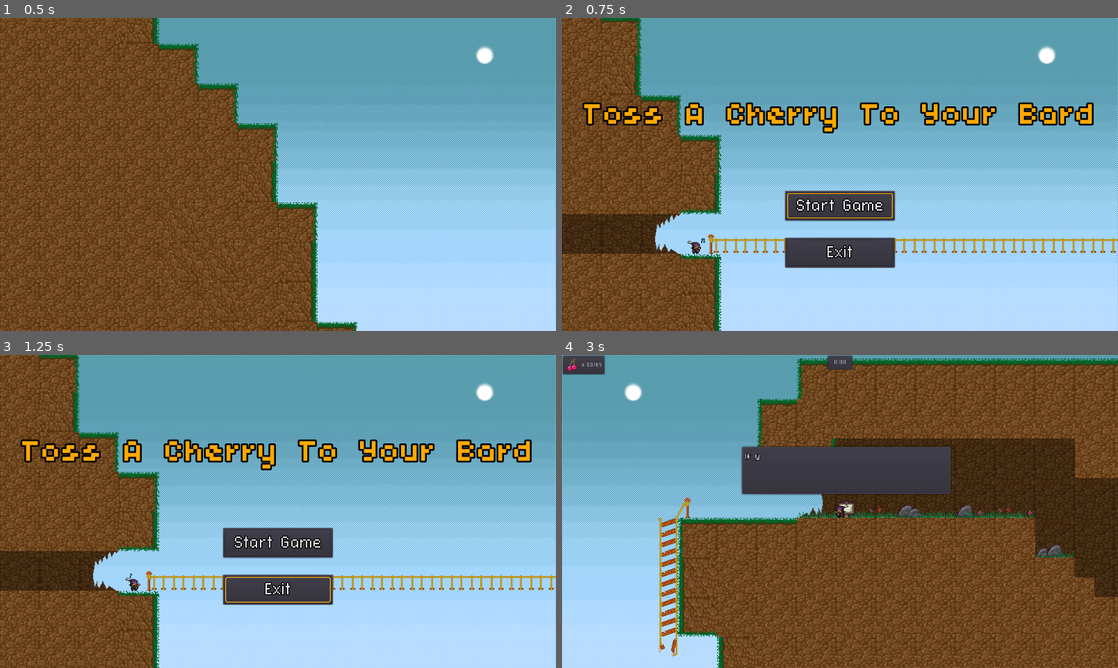
Above: before the commit, frames 1-4 (two rows, left to right).
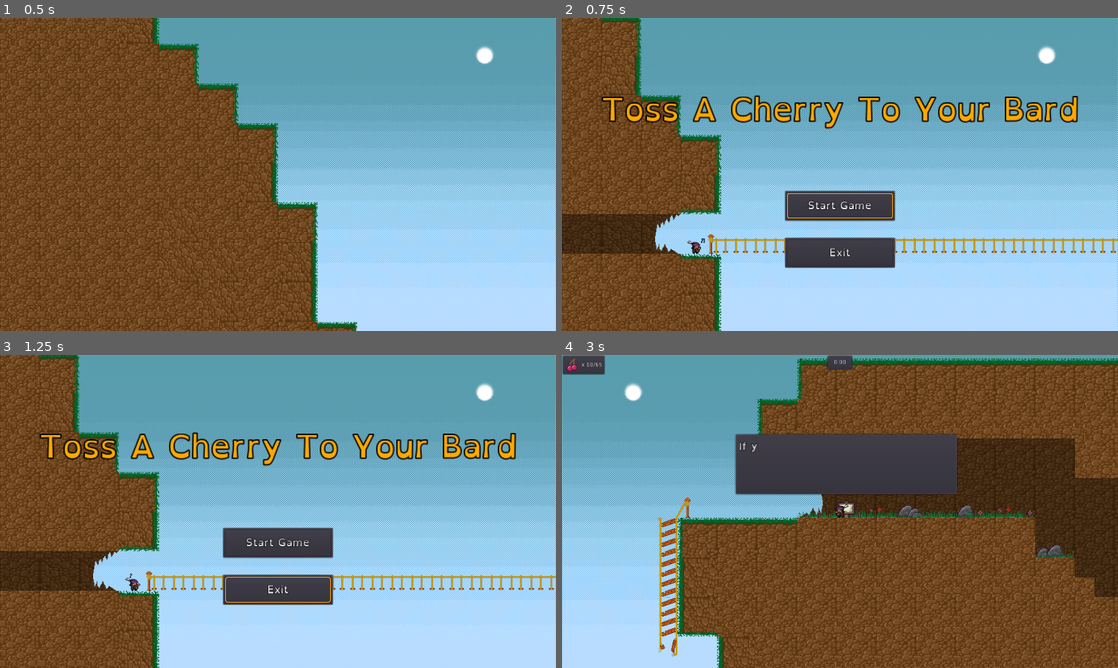
Above: after the commit, the same moments.

Repository: JCpac/LexiaQuest
Game: Godot game, scene res://levels/StartScreen/StartScreen.tscn
The game is run twice, just before and just after one commit, with the same random seed, the same clock (stepped at 60 frames per second) and the same inputs. Sound files missing from this copy of the repository are replaced by a short silence.
Inputs:
- Up to frame 1 (0.5 s): no input
- Up to frame 2 (0.75 s): tap Enter (ui_accept) at 0.5 s; hold D (move_right) from 0.53 s (still down)
- Up to frame 3 (1.25 s): keep holding D (move_right); tap W (jump) at 0.77 s
- Up to frame 4 (3 s): release D (move_right) at 1.25 s; click "Start Game" at 1.25 s; hold D (move_right) 2.03-2.78 s; tap W (jump) at 2.27 s; tap Enter (ui_accept) at 2.75 s; hold A (move_left) from 2.78 s (still down)

Frame 1 is identical in both runs. In frame 2, 5.6% of the frame differs, in the area x 3-96%, y 24-77%; in frame 3, 5.7%, in the area x 3-96%, y 24-79%; in frame 4, 2.0%.

Commit message:
Several changes to fonts and UI styles
All text now uses OpenDyslexic font
Removed Poco and Connection II font assets
Resized UI text and elements containing text
Created resource files for:
- `Button` font
- `Button` focus style
- `StartSign` font
Removed extra spacings for fonts (OpenDyslexic spacins are already suited for dyslexics)
All fonts use mipmaps and filters
Extracted `EndScreenUI`'s styles to a resource file

Diff:
--- a/UI/start-screen/Style-ButtonFocus.tres
+++ b/UI/Button/Button-Focus.tres
@@ -1,11 +1,12 @@
 [gd_resource type="StyleBoxFlat" format=2]
 
 [resource]
+bg_color = Color( 0, 0, 0, 0 )
 border_width_left = 2
 border_width_top = 2
 border_width_right = 2
 border_width_bottom = 2
-border_color = Color( 0.470588, 0.470588, 0.470588, 1 )
+border_color = Color( 1, 0.666667, 0, 1 )
 corner_radius_top_left = 4
 corner_radius_top_right = 4
 corner_radius_bottom_right = 4
--- /dev/null
+++ b/UI/Button/Button-Font.tres
@@ -0,0 +1,11 @@
+[gd_resource type="DynamicFont" load_steps=2 format=2]
+
+[ext_resource path="res://assets/Fonts/OpenDyslexic/OpenDyslexic-Regular.otf" type="DynamicFontData" id=1]
+
+[resource]
+size = 24
+outline_size = 1
+outline_color = Color( 0, 0, 0, 1 )
+use_mipmaps = true
+use_filter = true
+font_data = ExtResource( 1 )
--- /dev/null
+++ b/UI/StartSign/StartSign-Font.tres
@@ -0,0 +1,10 @@
+[gd_resource type="DynamicFont" load_steps=2 format=2]
+
+[ext_resource path="res://assets/Fonts/OpenDyslexic/OpenDyslexic-Regular.otf" type="DynamicFontData" id=1]
+
+[resource]
+outline_size = 1
+outline_color = Color( 0, 0, 0, 1 )
+use_mipmaps = true
+use_filter = true
+font_data = ExtResource( 1 )
--- a/UI/end-screen/EndScreenUI-Styles.tres
+++ b/UI/end-screen/EndScreenUI-Styles.tres
@@ -1,15 +1,18 @@
-[gd_resource type="Theme" load_steps=4 format=2]
+[gd_resource type="Theme" load_steps=5 format=2]
 
-[ext_resource path="res://assets/Fonts/poco/Poco.ttf" type="DynamicFontData" id=1]
-[ext_resource path="res://UI/start-screen/Style-ButtonFocus.tres" type="StyleBox" id=2]
+[ext_resource path="res://UI/Button/Button-Focus.tres" type="StyleBox" id=1]
+[ext_resource path="res://UI/Button/Button-Font.tres" type="DynamicFont" id=2]
+[ext_resource path="res://assets/Fonts/OpenDyslexic/OpenDyslexic-Regular.otf" type="DynamicFontData" id=3]
 
 [sub_resource type="DynamicFont" id=1]
-size = 48
-outline_size = 3
+size = 32
+outline_size = 2
 outline_color = Color( 0, 0, 0, 1 )
-extra_spacing_char = 2
-font_data = ExtResource( 1 )
+use_mipmaps = true
+use_filter = true
+font_data = ExtResource( 3 )
 
 [resource]
-Button/styles/focus = ExtResource( 2 )
+Button/fonts/font = ExtResource( 2 )
+Button/styles/focus = ExtResource( 1 )
 RichTextLabel/fonts/normal_font = SubResource( 1 )
--- a/UI/end-screen/EndScreenUI.tscn
+++ b/UI/end-screen/EndScreenUI.tscn
@@ -1,44 +1,12 @@
-[gd_scene load_steps=8 format=2]
+[gd_scene load_steps=3 format=2]
 
-[ext_resource path="res://assets/Fonts/connection_ii/ConnectionII.otf" type="DynamicFontData" id=1]
+[ext_resource path="res://UI/end-screen/EndScreenUI-Styles.tres" type="Theme" id=1]
 [ext_resource path="res://UI/end-screen/EndScreenUI.gd" type="Script" id=2]
-[ext_resource path="res://assets/Fonts/poco/Poco.ttf" type="DynamicFontData" id=3]
-
-[sub_resource type="DynamicFont" id=1]
-size = 32
-outline_size = 2
-outline_color = Color( 0, 0, 0, 1 )
-extra_spacing_char = 2
-font_data = ExtResource( 1 )
-
-[sub_resource type="StyleBoxFlat" id=2]
-bg_color = Color( 0.6, 0.6, 0.6, 0 )
-border_width_left = 2
-border_width_top = 2
-border_width_right = 2
-border_width_bottom = 2
-border_color = Color( 1, 0.666667, 0, 1 )
-corner_radius_top_left = 4
-corner_radius_top_right = 4
-corner_radius_bottom_right = 4
-corner_radius_bottom_left = 4
-
-[sub_resource type="DynamicFont" id=3]
-size = 48
-outline_size = 3
-outline_color = Color( 0, 0, 0, 1 )
-extra_spacing_char = 2
-font_data = ExtResource( 3 )
-
-[sub_resource type="Theme" id=4]
-Button/fonts/font = SubResource( 1 )
-Button/styles/focus = SubResource( 2 )
-RichTextLabel/fonts/normal_font = SubResource( 3 )
 
 [node name="EndScreenUI" type="Control"]
 anchor_right = 1.0
 anchor_bottom = 1.0
-theme = SubResource( 4 )
+theme = ExtResource( 1 )
 script = ExtResource( 2 )
 __meta__ = {
 "_edit_use_anchors_": false
@@ -91,7 +59,7 @@
 [node name="Button" type="Button" parent="Back"]
 margin_left = 7.0
 margin_top = 7.0
-margin_right = 357.0
+margin_right = 257.0
 margin_bottom = 65.0
 grow_horizontal = 2
 grow_vertical = 2
--- a/UI/start-screen/StartScreenUI-Styles.tres
+++ b/UI/start-screen/StartScreenUI-Styles.tres
@@ -1,29 +1,19 @@
 [gd_resource type="Theme" load_steps=5 format=2]
 
-[ext_resource path="res://assets/Fonts/poco/Poco.tres" type="DynamicFont" id=1]
-[ext_resource path="res://assets/Fonts/connection_ii/ConnectionII.otf" type="DynamicFontData" id=2]
+[ext_resource path="res://assets/Fonts/OpenDyslexic/OpenDyslexic-Regular.otf" type="DynamicFontData" id=1]
+[ext_resource path="res://UI/Button/Button-Focus.tres" type="StyleBox" id=2]
+[ext_resource path="res://UI/Button/Button-Font.tres" type="DynamicFont" id=3]
 
 [sub_resource type="DynamicFont" id=1]
-size = 32
-outline_size = 2
+size = 72
+outline_size = 3
 outline_color = Color( 0, 0, 0, 1 )
-extra_spacing_char = 2
-font_data = ExtResource( 2 )
-
-[sub_resource type="StyleBoxFlat" id=2]
-bg_color = Color( 0.6, 0.6, 0.6, 0 )
-border_width_left = 2
-border_width_top = 2
-border_width_right = 2
-border_width_bottom = 2
-border_color = Color( 1, 0.666667, 0, 1 )
-corner_radius_top_left = 4
-corner_radius_top_right = 4
-corner_radius_bottom_right = 4
-corner_radius_bottom_left = 4
+use_mipmaps = true
+use_filter = true
+font_data = ExtResource( 1 )
 
 [resource]
-Button/fonts/font = SubResource( 1 )
-Button/styles/focus = SubResource( 2 )
+Button/fonts/font = ExtResource( 3 )
+Button/styles/focus = ExtResource( 2 )
 RichTextLabel/colors/default_color = Color( 1, 0.666667, 0, 1 )
-RichTextLabel/fonts/normal_font = ExtResource( 1 )
+RichTextLabel/fonts/normal_font = SubResource( 1 )
--- a/assets/Fonts/connection_ii/ConnectionII.tres
+++ /dev/null
@@ -1,12 +0,0 @@
-[gd_resource type="DynamicFont" load_steps=2 format=2]
-
-[ext_resource path="res://assets/Fonts/connection_ii/ConnectionII.otf" type="DynamicFontData" id=1]
-
-[resource]
-size = 12
-outline_size = 1
-outline_color = Color( 0, 0, 0, 1 )
-extra_spacing_top = 5
-extra_spacing_char = 1
-extra_spacing_space = -2
-font_data = ExtResource( 1 )
--- a/assets/Fonts/poco/Poco.tres
+++ /dev/null
@@ -1,10 +0,0 @@
-[gd_resource type="DynamicFont" load_steps=2 format=2]
-
-[ext_resource path="res://assets/Fonts/poco/Poco.ttf" type="DynamicFontData" id=1]
-
-[resource]
-size = 90
-outline_size = 4
-outline_color = Color( 0, 0, 0, 1 )
-extra_spacing_char = 2
-font_data = ExtResource( 1 )
--- a/levels/Level_1/Signs/StartSign/StartSign.tscn
+++ b/levels/Level_1/Signs/StartSign/StartSign.tscn
@@ -1,6 +1,6 @@
 [gd_scene load_steps=7 format=2]
 
-[ext_resource path="res://assets/Fonts/connection_ii/ConnectionII.tres" type="DynamicFont" id=1]
+[ext_resource path="res://UI/StartSign/StartSign-Font.tres" type="DynamicFont" id=1]
 [ext_resource path="res://addons/adbox/DialogueBox.gd" type="Script" id=2]
 [ext_resource path="res://assets/Sprites/sign_poster.png" type="Texture" id=3]
 [ext_resource path="res://assets/Sound/sfxr.me/text.wav" type="AudioStream" id=4]
@@ -43,9 +43,9 @@
 anchor_top = 1.0
 anchor_right = 0.5
 anchor_bottom = 1.0
-margin_left = -110.0
-margin_top = -60.0
-margin_right = 110.0
+margin_left = -140.0
+margin_top = -70.0
+margin_right = 140.0
 margin_bottom = -25.0
 __meta__ = {
 "_edit_use_anchors_": false
@@ -54,8 +54,8 @@
 [node name="RichTextLabel" type="RichTextLabel" parent="UI/Prompt"]
 margin_left = 7.0
 margin_top = 7.0
-margin_right = 213.0
-margin_bottom = 28.0
+margin_right = 273.0
+margin_bottom = 38.0
 grow_horizontal = 2
 grow_vertical = 2
 size_flags_horizontal = 3
@@ -75,9 +75,9 @@
 anchor_top = 1.0
 anchor_right = 0.5
 anchor_bottom = 1.0
-margin_left = -170.0
-margin_top = -100.0
-margin_right = 170.0
+margin_left = -180.0
+margin_top = -120.0
+margin_right = 180.0
 margin_bottom = -20.0
 __meta__ = {
 "_edit_use_anchors_": false
@@ -86,8 +86,8 @@
 [node name="DialogueBox" type="NinePatchRect" parent="UI/Dialogue"]
 margin_left = 7.0
 margin_top = 7.0
-margin_right = 333.0
-margin_bottom = 73.0
+margin_right = 353.0
+margin_bottom = 93.0
 grow_horizontal = 2
 grow_vertical = 2
 size_flags_horizontal = 3
Binary file added: assets/Fonts/OpenDyslexic/OpenDyslexic-Regular.otf
Binary file removed: assets/Fonts/connection_ii/ConnectionII.otf
Not shown, removed: assets/Fonts/connection_ii/SIL Open Font License.txt
Not shown, removed: assets/Fonts/poco/CC BY 4.0.txt
Binary file removed: assets/Fonts/poco/Poco.ttf
Not shown, removed: assets/Fonts/connection_ii/Connection II.sfd
